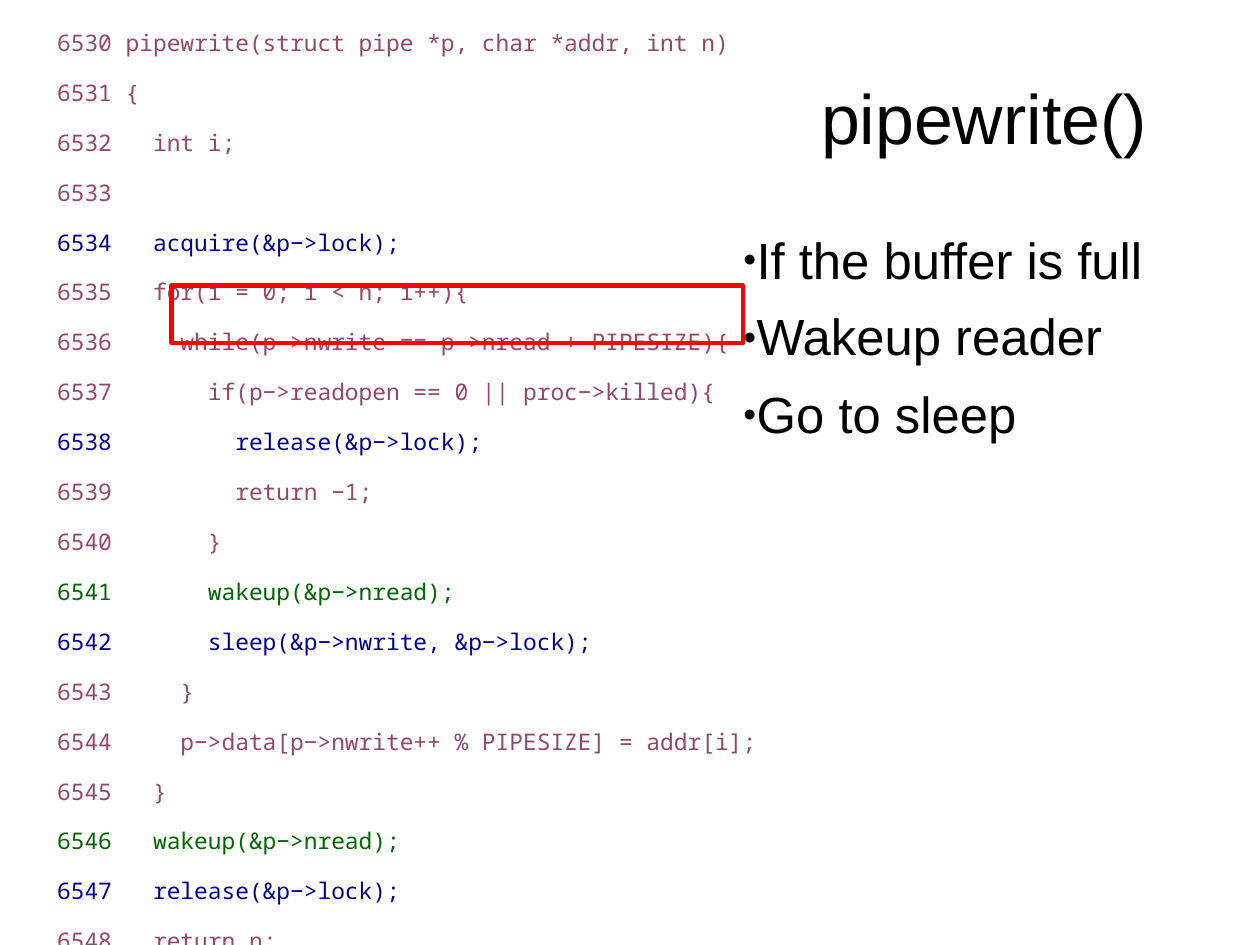
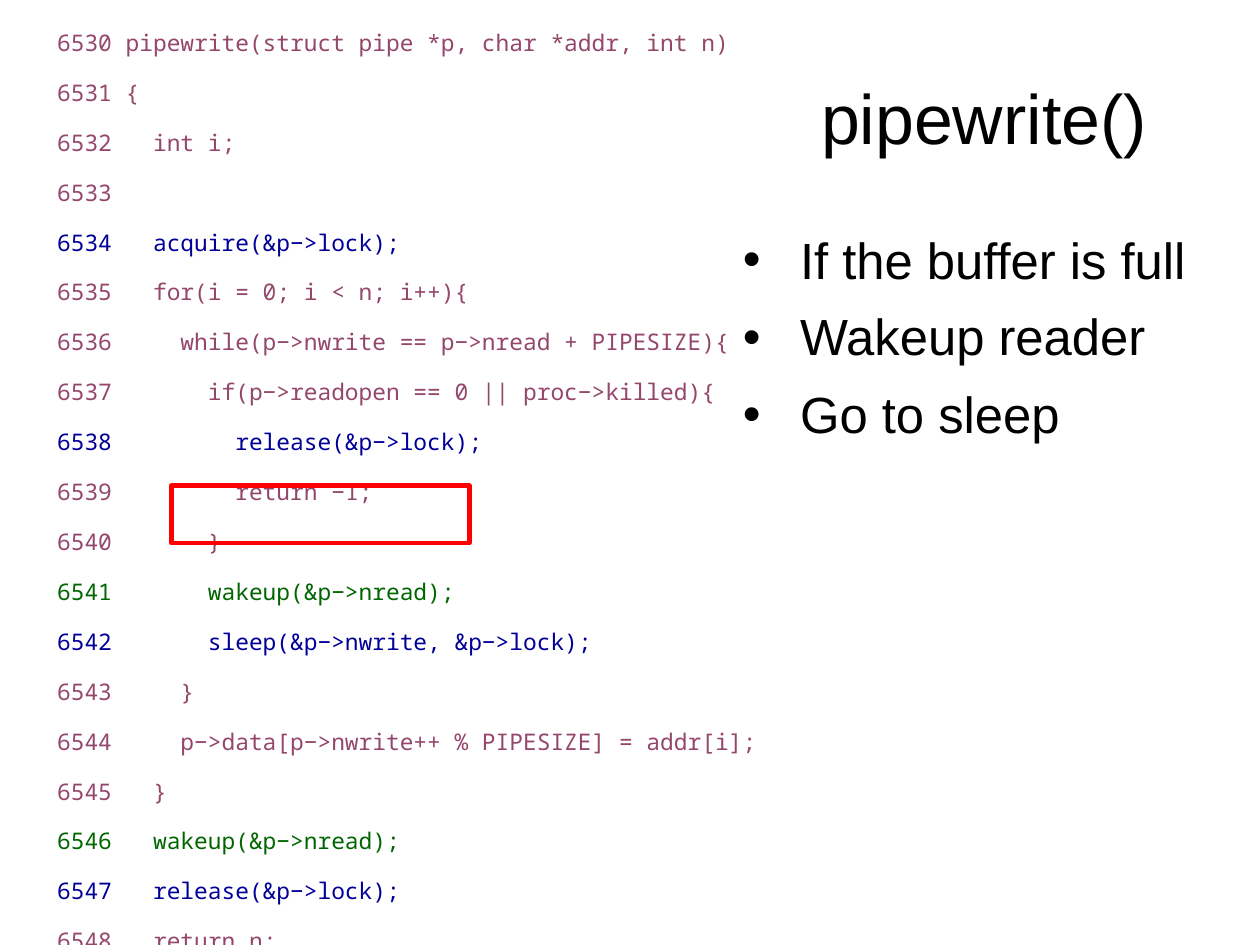
Before and after one commit to mars-research/cs5460, a slide deck: slide 110 of static/lectures/lecture13-synchronization/lecture13-synchronization.pptx (slide 111 before the commit). Drawn at 1260x945 pixels with LibreOffice and Linux fonts; fonts in the diff are those of the drawing. Boxes give left, top, right and bottom in pixels: in the first picture for what was removed or moved away, otherwise in the second. Text is boxed around its words. In the diff, an @@ line names an element or a change of style, - is before the commit and + after.

```diff
--- a/static/lectures/lecture13-synchronization/lecture13-synchronization.pptx
+++ b/static/lectures/lecture13-synchronization/lecture13-synchronization.pptx
@@ text "If the buffer is full" at box(800, 242, 1186, 443): bullet ● to • @@
@@ freeform shape: place and size @@
-freeform shape at box(172, 286, 743, 343)
+freeform shape at box(172, 486, 470, 543)
```
Also in this commit, not shown: 14 other slides changed, 4 other files.
